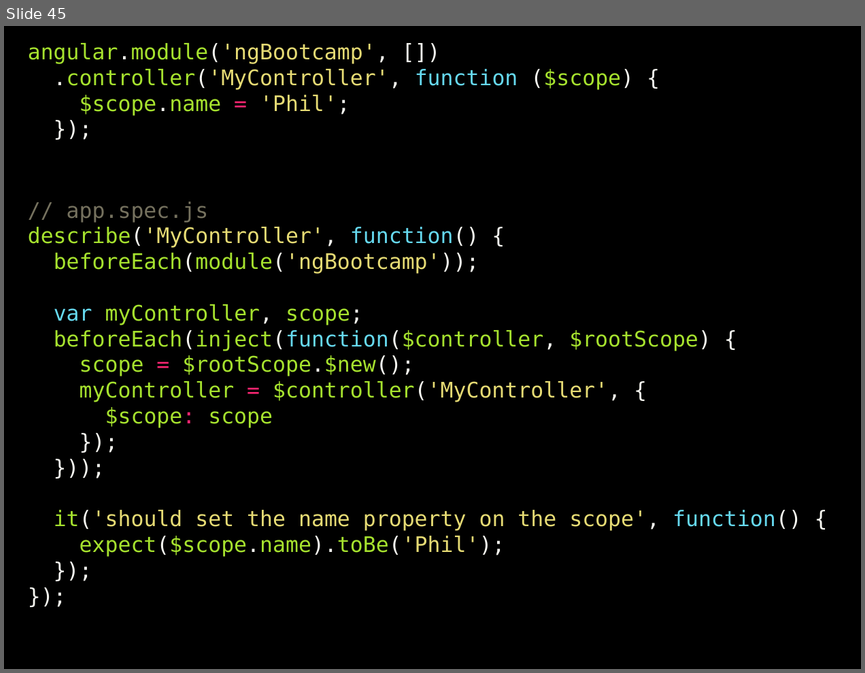
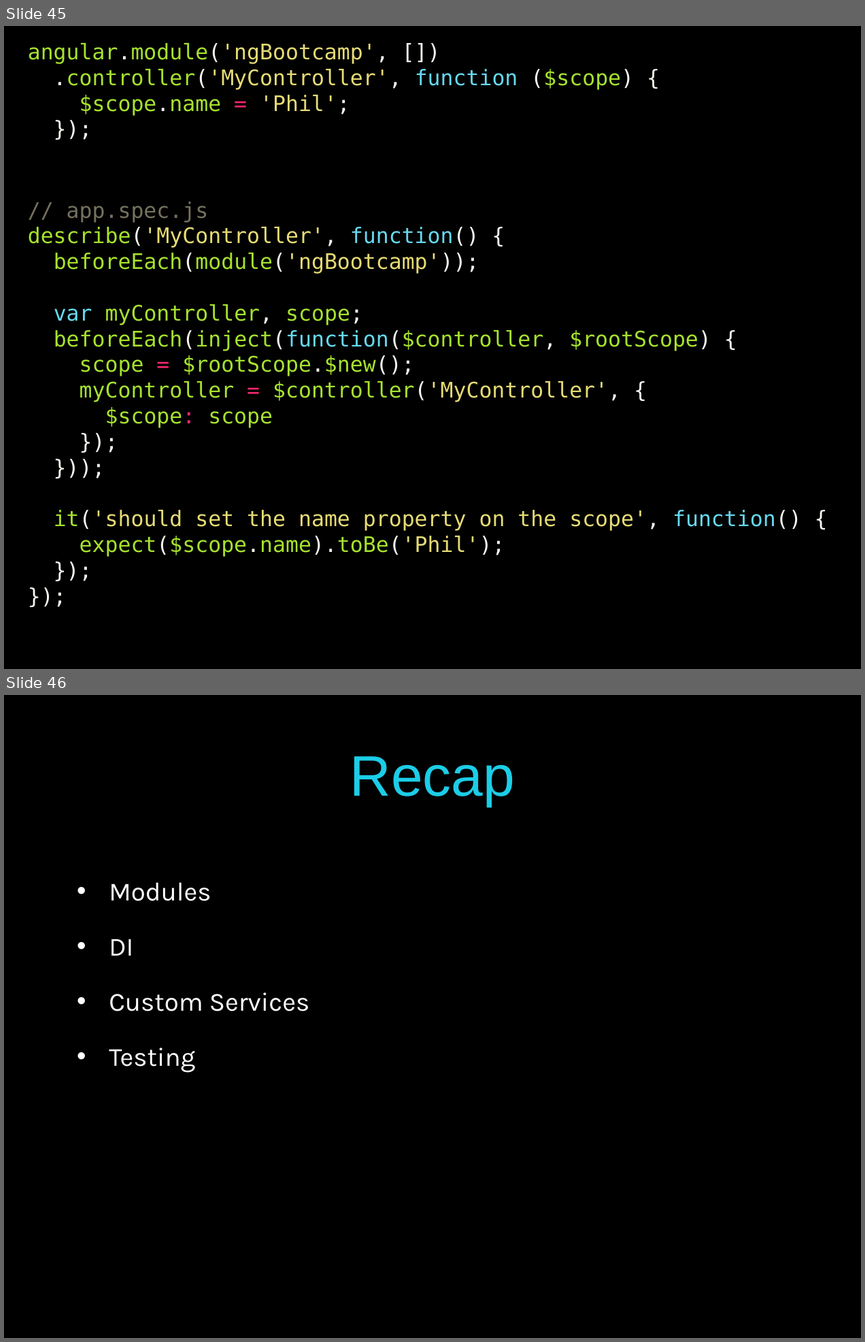
Before and after one commit to pmaccart/ng-bootcamp, a slide deck: slides/ng-bootcamp-day-3.pptx. Shown one above the other, each under a label of ours: slide 45 before the commit, slides 45 and 46 after it. The pictures are 865x673 and 865x1342 pixels, drawn with LibreOffice and Linux fonts; fonts in the diff are those of the drawing. Boxes give left, top, right and bottom in pixels: in the first picture for what was removed or moved away, otherwise in the second. Text is boxed around its words. In the diff, an @@ line names an element or a change of style, - is before the commit and + after.

Commit message:
slide tweaks

```diff
--- a/slides/ng-bootcamp-day-3.pptx
+++ b/slides/ng-bootcamp-day-3.pptx
@@ slide 46 added at [4,695,861,1338], background #000000 @@
@@ title added at [349,756,515,807], 48 pt, text #1CCDE7 @@
+Recap
@@ text added at [109,882,309,1072], 22 pt, text #FFFFFF @@
+• Modules
+• DI
+• Custom Services
+• Testing
```
